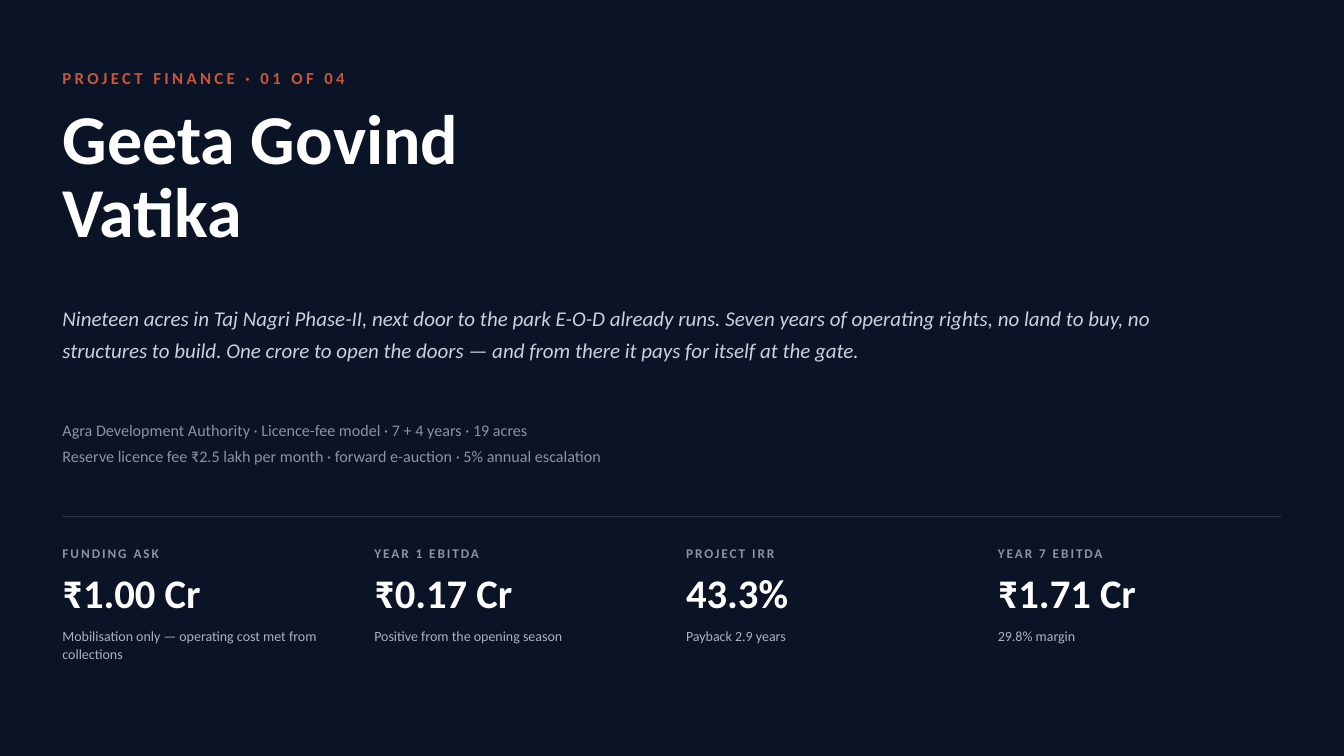
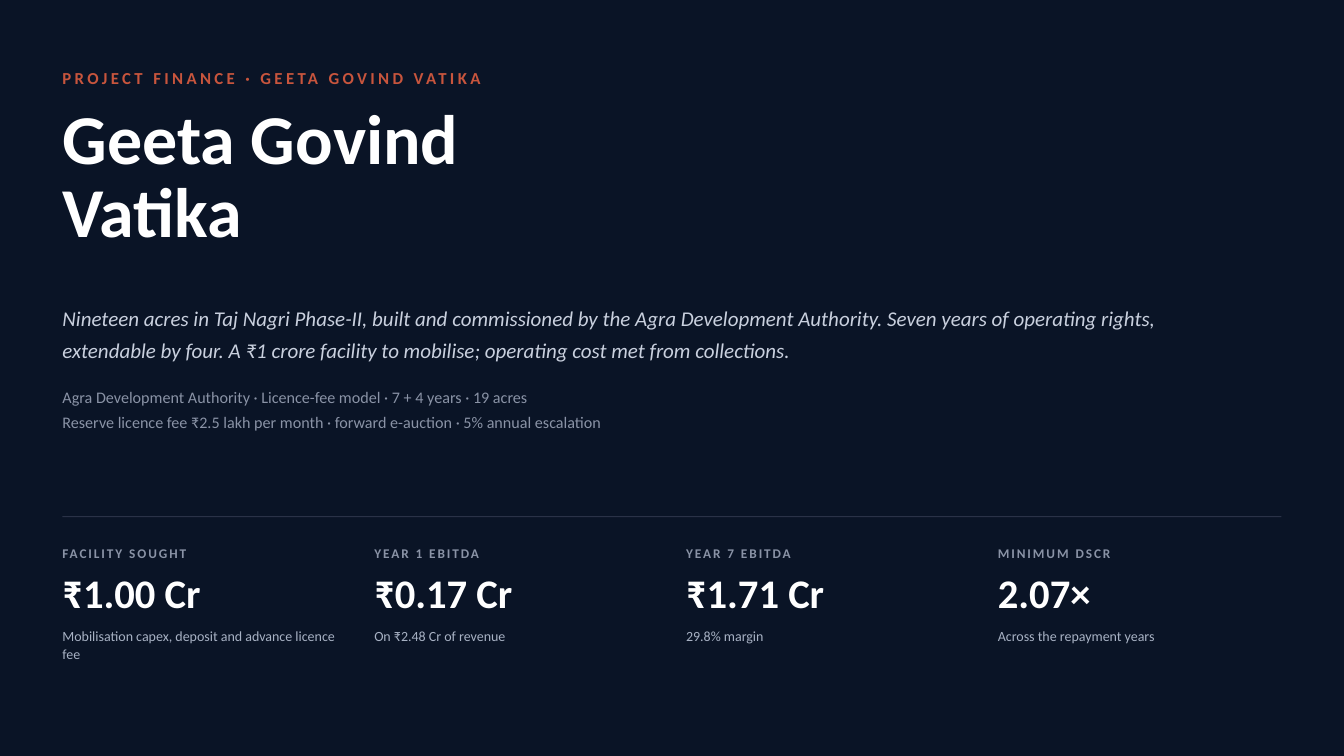
Before and after one commit to eodcfo/vappl-deck, a slide deck: slide 1 of pptx/EOD-Geeta-Govind-Vatika-Project-Finance.pptx. Drawn at 1344x756 pixels with LibreOffice and Linux fonts; fonts in the diff are those of the drawing. Boxes give left, top, right and bottom in pixels: in the first picture for what was removed or moved away, otherwise in the second. Text is boxed around its words. In the diff, an @@ line names an element or a change of style, - is before the commit and + after.

```diff
--- a/pptx/EOD-Geeta-Govind-Vatika-Project-Finance.pptx
+++ b/pptx/EOD-Geeta-Govind-Vatika-Project-Finance.pptx
@@ text at [62, 73, 344, 84]: text changed @@
-PROJECT FINANCE · 01 OF 04
+PROJECT FINANCE · GEETA GOVIND VATIKA
@@ text at [62, 311, 1155, 362]: text changed @@
-Nineteen acres in Taj Nagri Phase-II, next door to the park E-O-D already runs. Seven years of operating rights, no land to buy, no structures to build. One crore to open the doors — and from there it pays for itself at the gate.
+Nineteen acres in Taj Nagri Phase-II, built and commissioned by the Agra Development Authority. Seven years of operating rights, extendable by four. A ₹1 crore facility to mobilise; operating cost met from collections.
@@ text "Agra Development Authority · Licence-fee ...": place and size @@
-text "Agra Development Authority · Licence-fee ..." at [62, 425, 601, 465]
+text "Agra Development Authority · Licence-fee ..." at [62, 392, 601, 431]
@@ text at [62, 549, 159, 558]: text changed @@
-FUNDING ASK
+FACILITY SOUGHT
@@ text at [686, 549, 791, 558]: text changed @@
-PROJECT IRR
+YEAR 7 EBITDA
@@ text at [998, 549, 1111, 558]: text changed @@
-YEAR 7 EBITDA
+MINIMUM DSCR
@@ text at [686, 581, 824, 609]: text changed @@
-43.3%
+₹1.71 Cr
@@ text at [998, 581, 1091, 609]: text changed @@
-₹1.71 Cr
+2.07×
@@ text at [62, 631, 334, 659]: text changed @@
-Mobilisation only — operating cost met from collections
+Mobilisation capex, deposit and advance licence fee
@@ text at [374, 631, 505, 641]: text changed @@
-Positive from the opening season
+On ₹2.48 Cr of revenue
@@ text at [686, 631, 764, 644]: text changed @@
-Payback 2.9 years
+29.8% margin
@@ text at [998, 631, 1155, 643]: text changed @@
-29.8% margin
+Across the repayment years
```
Also in this commit, not shown: 7 other slides changed, 5 slides added, 5 slides removed, 8 other files.
